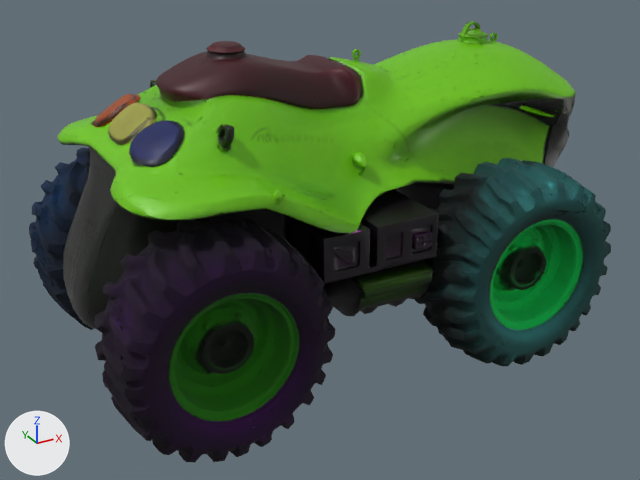
An edit to the glTF model public/models/t70-parts/t70_parts_meshopt.glb, drawn before and after from the same camera.
The view is the same before and after, from a 50 mm lens placed at (-0.743, -1.356, 0.882), pointed at (-0.009, -0.021, 0.215). Lighting does not change. The marker at lower left points along +X, +Y and +Z. The picture after the commit comes second. Where no turn or scale is listed for an object, it has been applied to the vertices. Vertices at exactly the same position are counted once.

Objects in the first picture: 'battery_box', 'body_shell', 'gps_antenna', 'hub_fr', 'hub_rr', 'roof_cap', 'sensor_roof_l', 'sensor_roof_r', 'wheel_fr', 'wheel_rl', 'wheel_rr'.
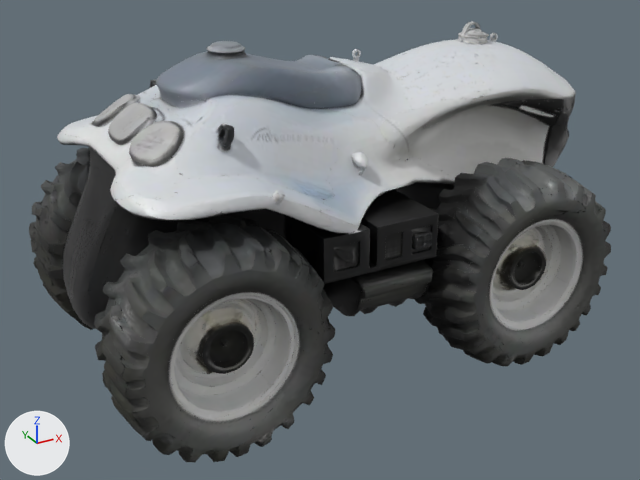
Boxes [x1, y1, x2, y2] around the edits, measured in the pictures (640 x 480 px):
'body_shell', recoloured (green to white)
    both: [57, 21, 576, 372]
'wheel_rr', recoloured (lighter)
    both: [94, 215, 335, 463]
'wheel_fr', recoloured
    both: [428, 158, 611, 366]
'hub_rr', recoloured (green to grey)
    both: [169, 293, 299, 421]
'roof_cap', recoloured (brown to grey)
    both: [156, 41, 362, 110]
'hub_fr', recoloured (green to grey)
    both: [488, 219, 584, 330]
'wheel_rl', recoloured
    both: [29, 148, 102, 332]
'sensor_roof_r', recoloured (blue to grey)
    both: [129, 120, 184, 167]
'gps_antenna', recoloured (yellow to grey)
    both: [108, 103, 157, 145]
'sensor_roof_l', recoloured (brown to grey)
    both: [93, 94, 140, 127]

The change, as a diff of the scene's bpy script:
```diff
--- a/public/models/t70-parts/t70_parts_meshopt.glb.py
+++ b/public/models/t70-parts/t70_parts_meshopt.glb.py
@@ mat_material_001 @@
 n1 = _N.new('ShaderNodeOutputMaterial'); n1.name = 'Material Output'
-n2 = _N.new('ShaderNodeMix'); n2.name = 'Mix'
-n2.data_type = 'RGBA'
-n2.blend_type = 'MULTIPLY'
-n2.inputs[0].default_value = 1.0  # 'Factor'
-n3 = _N.new('ShaderNodeVertexColor'); n3.name = 'Color Attribute'
 n4 = _N.new('ShaderNodeTexImage'); n4.name = 'Image Texture'
@@ mat_material_001 @@
 n0 = _N.new('ShaderNodeBsdfPrincipled'); n0.name = 'Principled BSDF'
 _L.new(n0.outputs[0], n1.inputs[0])  # 'BSDF' to 'Surface'
-_L.new(n2.outputs[2], n0.inputs[0])  # 'Result' to 'Base Color'
-_L.new(n3.outputs[0], n2.inputs[7])  # 'Color' to 'B'
-_L.new(n4.outputs[0], n2.inputs[6])  # 'Color' to 'A'
 _L.new(n5.outputs[2], n0.inputs[1])  # 'Blue' to 'Metallic'
@@ mat_material_001 @@
 _L.new(n8.outputs[0], n7.inputs[1])  # 'Color' to 'Color'
+_L.new(n4.outputs[0], n0.inputs[0])  # 'Color' to 'Base Color'
@@ me_sensor_roof_l @@
 me_sensor_roof_l.from_pydata(...)  # 1451 vertices, 1499 faces; spans x -0.041..0.041, y -0.0462..0.0462, z -0.0236..0.0236
+# me_sensor_roof_l part 1: vertex colours changed
 me_sensor_roof_l.materials.append(mat_material_001)
@@ me_hub_fr @@
 me_hub_fr.from_pydata(...)  # 3572 vertices, 4000 faces; spans x -0.108..0.108, y -0.034..0.034, z -0.106..0.106
+# me_hub_fr part 2: vertex colours changed
 me_hub_fr.materials.append(mat_material_001)
@@ me_wheel_rl @@
 me_wheel_rl.from_pydata(...)  # 9805 vertices, 10000 faces; spans x -0.182..0.182, y -0.087..0.087, z -0.188..0.188
+# me_wheel_rl part 3: vertex colours changed
 me_wheel_rl.materials.append(mat_material_001)
@@ me_body_shell @@
 me_body_shell.from_pydata(...)  # 25581 vertices, 28000 faces; spans x -0.506..0.506, y -0.269..0.269, z -0.251..0.251
+# me_body_shell part 4: vertex colours changed
 me_body_shell.materials.append(mat_material_001)
@@ me_sensor_roof_r @@
 me_sensor_roof_r.from_pydata(...)  # 1457 vertices, 1500 faces; spans x -0.0409..0.0409, y -0.0462..0.0462, z -0.0239..0.0239
+# me_sensor_roof_r part 5: vertex colours changed
 me_sensor_roof_r.materials.append(mat_material_001)
@@ me_hub_rr @@
 me_hub_rr.from_pydata(...)  # 3658 vertices, 4000 faces; spans x -0.106..0.106, y -0.034..0.034, z -0.106..0.106
+# me_hub_rr part 6: vertex colours changed
 me_hub_rr.materials.append(mat_material_001)
@@ me_wheel_fr @@
 me_wheel_fr.from_pydata(...)  # 9802 vertices, 10000 faces; spans x -0.186..0.186, y -0.087..0.087, z -0.189..0.189
+# me_wheel_fr part 7: vertex colours changed
 me_wheel_fr.materials.append(mat_material_001)
@@ me_gps_antenna @@
 me_gps_antenna.from_pydata(...)  # 1194 vertices, 1500 faces; spans x -0.0338..0.0338, y -0.0567..0.0567, z -0.025..0.025
+# me_gps_antenna part 8: vertex colours changed
 me_gps_antenna.materials.append(mat_material_001)
@@ me_wheel_rr @@
 me_wheel_rr.from_pydata(...)  # 9728 vertices, 10000 faces; spans x -0.182..0.182, y -0.087..0.087, z -0.188..0.188
+# me_wheel_rr part 9: vertex colours changed
 me_wheel_rr.materials.append(mat_material_001)
@@ me_hub_rl @@
 me_hub_rl.from_pydata(...)  # 3571 vertices, 3999 faces; spans x -0.106..0.106, y -0.033..0.033, z -0.106..0.106
+# me_hub_rl part 10: vertex colours changed
 me_hub_rl.materials.append(mat_material_001)
```
